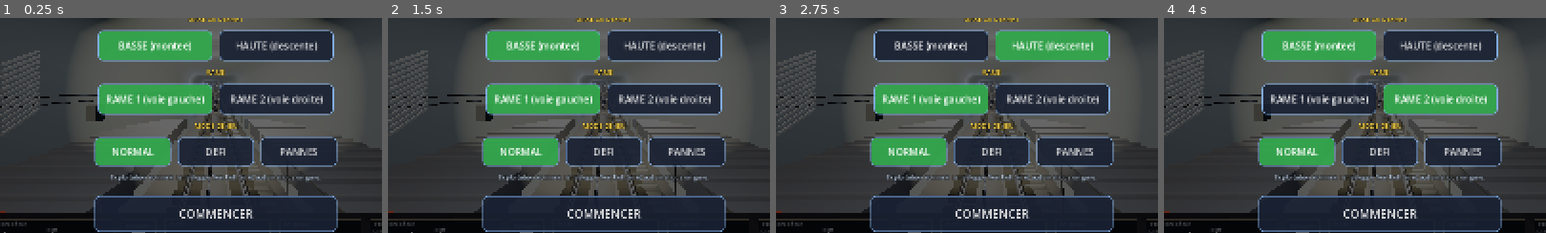
Above: before the commit, frames 1-4 (left to right).
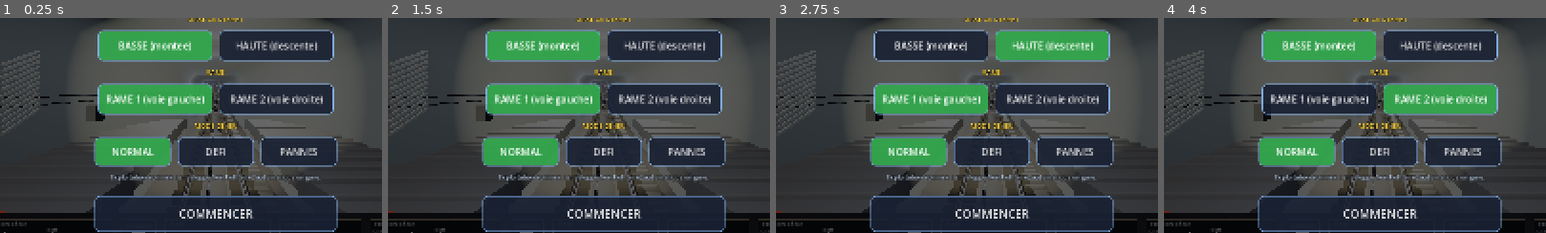
Above: after the commit, the same moments.

Repository: ARP273-ROSE/perce-neige-sim
Game: Godot game, scene res://scenes/main.tscn
Same seed, same stepped clock (60 frames per second), same inputs: the game is played once before the commit and once after it. Sound files missing from this copy of the repository are replaced by a short silence.
Inputs:
- Up to frame 1 (0.25 s): no input
- Up to frame 2 (1.5 s): click "NORMAL" at 0.5 s; click "NORMAL" at 1.25 s
- Up to frame 3 (2.75 s): click "BASSE (montee)" at 2 s
- Up to frame 4 (4 s): click "HAUTE (descente)" at 2.75 s; click "RAME 1 (voie gauche)" at 3.5 s
The pictures show only the part of the screen within x 22-72%, y 32-82%; the shares and areas given below are measured in that part.

The runs differ from the first frame. In frame 1, less than 0.1% of the frame differs, in the area x 62-78%, y 47-82%; in frame 2, less than 0.1%; in frame 3, less than 0.1%; in frame 4, less than 0.1%.

Commit message:
L'escalier du tunnel n'a pas de rambarde ; les portes s'ouvrent des deux cotes

Diff:
--- a/godot_project/scripts/cabin.gd
+++ b/godot_project/scripts/cabin.gd
@@ -1040,24 +1040,18 @@
 			(w as Node3D).rotate_x(d_ang)
 
 	# Portes coulissantes (2026-09-26) : déboîtement (premier quart) puis
-	# glissement vers l'arrière, côté QUAI seulement. Les quais sont à −X
-	# du repère voie (stations_builder, side −1) : côté local −1 si la
-	# voiture regarde vers +s, +1 sinon. 2,5 s de course.
+	# glissement vers l'arrière, des DEUX côtés (retour d'essai : les deux
+	# faces s'ouvrent en gare), 2,5 s de course.
 	var target: float = 1.0 if physics.doors_open else 0.0
 	_door_frac = move_toward(_door_frac, target, _delta / 2.5)
 	if not _doors.is_empty():
-		var tx: Vector3 = tunnel.transform_at(s_pos).basis.x
-		var quai_side: float = -1.0 if xform.basis.x.dot(tx) > 0.0 else 1.0
 		var plug: float = clampf(_door_frac / 0.25, 0.0, 1.0)
 		var slide: float = clampf((_door_frac - 0.25) / 0.75, 0.0, 1.0)
 		for d in _doors:
 			var node: Node3D = d["node"]
 			var base: Vector3 = d["base"]
-			if d["side"] == quai_side:
-				node.position = base + Vector3(d["side"] * TrainBodyBuilder.DOOR_PLUG * plug,
-					0.0, TrainBodyBuilder.DOOR_SLIDE * slide)
-			else:
-				node.position = base
+			node.position = base + Vector3(d["side"] * TrainBodyBuilder.DOOR_PLUG * plug,
+				0.0, TrainBodyBuilder.DOOR_SLIDE * slide)
 
 	# Tablette-horloge du montant gauche : l'heure réelle, comme en cabine
 	if _clock_label != null:
--- a/godot_project/scripts/track_builder.gd
+++ b/godot_project/scripts/track_builder.gd
@@ -599,6 +599,7 @@
 @export var walkway_x: float = 1.02          # décalage latéral du milieu de l'escalier
 @export var walkway_step_s: float = 0.45     # espacement des marches le long de s
 @export var walkway_post_s: float = 3.0      # espacement des potelets
+@export var walkway_handrail: bool = false   # pas de rambarde sur le vrai escalier
 
 
 func _walkway_frame(s: float) -> Transform3D:
@@ -685,8 +686,11 @@
 		s += walkway_post_s
 	_mm_instance(tread, treads, "WalkwayTreads")
 	_mm_instance(stringer, stringers, "WalkwayStringers")
-	_mm_instance(post, posts, "WalkwayPosts")
-	_mm_instance(cable, cables, "WalkwayHandCable")
+	# Pas de rambarde (retour d'essai 2026-09-26) : potelets et câble
+	# main-courante calculés mais non posés, gardés pour un éventuel retour.
+	if walkway_handrail:
+		_mm_instance(post, posts, "WalkwayPosts")
+		_mm_instance(cable, cables, "WalkwayHandCable")
 	# boîtiers sur le mur gauche (côté des câbles), tous les 24 m
 	var boxm: BoxMesh = BoxMesh.new()
 	boxm.size = Vector3(0.12, 0.20, 0.26)
Not shown, changed: README.md
Not shown, changed: VERSION
